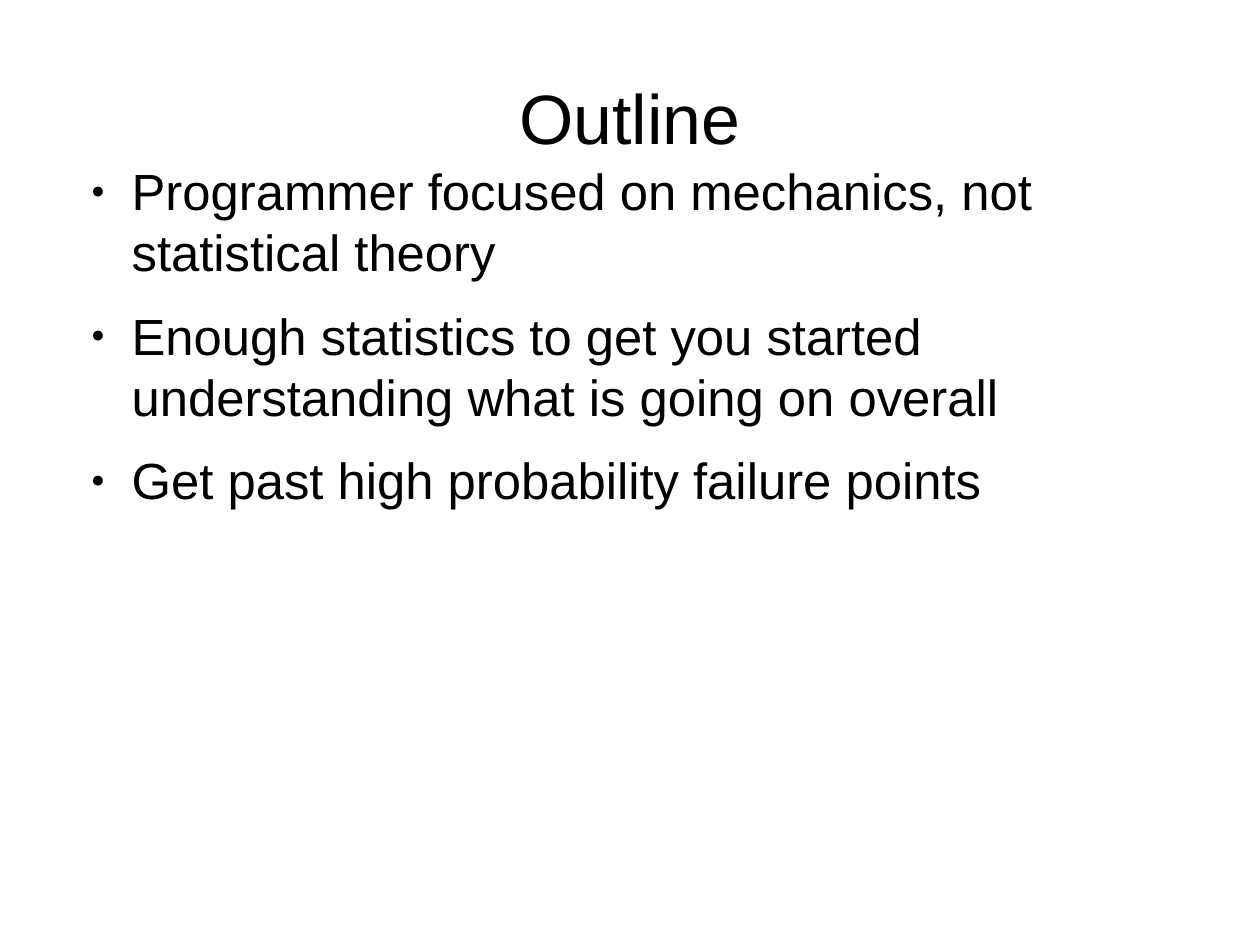
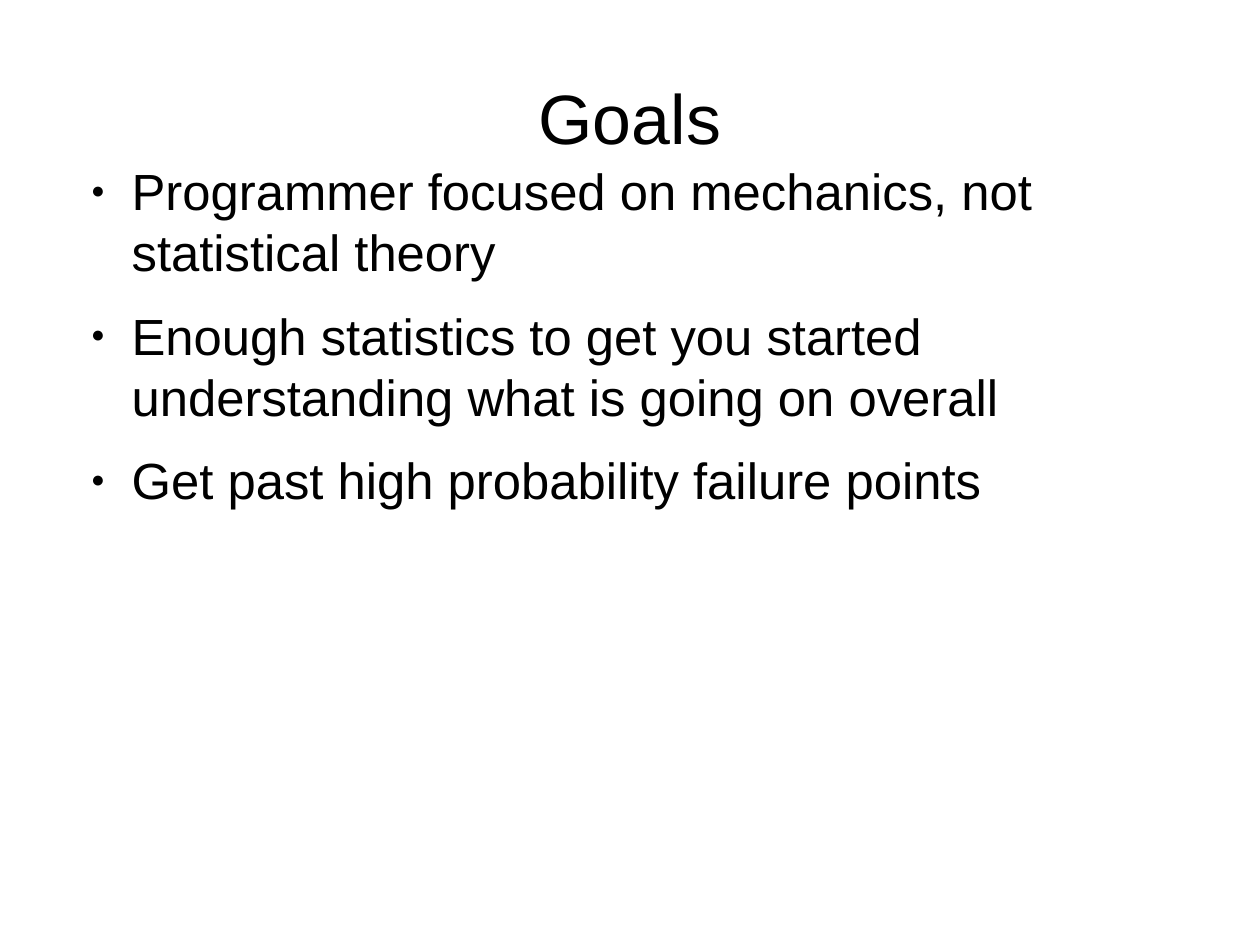
Before and after one commit to breckbaldwin/StanIsThePlan, a slide deck: slide 2 of teaching/StanIsThPlanPyData.odp. Drawn at 1260x945 pixels with LibreOffice and Linux fonts; fonts in the diff are those of the drawing. Boxes give left, top, right and bottom in pixels: in the first picture for what was removed or moved away, otherwise in the second. Text is boxed around its words. In the diff, an @@ line names an element or a change of style, - is before the commit and + after.

```diff
--- a/teaching/StanIsThPlanPyData.odp
+++ b/teaching/StanIsThPlanPyData.odp
@@ title at box(539, 93, 721, 145): text changed @@
-Outline
+Goals
```
Also in this commit, not shown: 2 other slides changed, 5 slides added, 1 slide removed, 4 other files.
